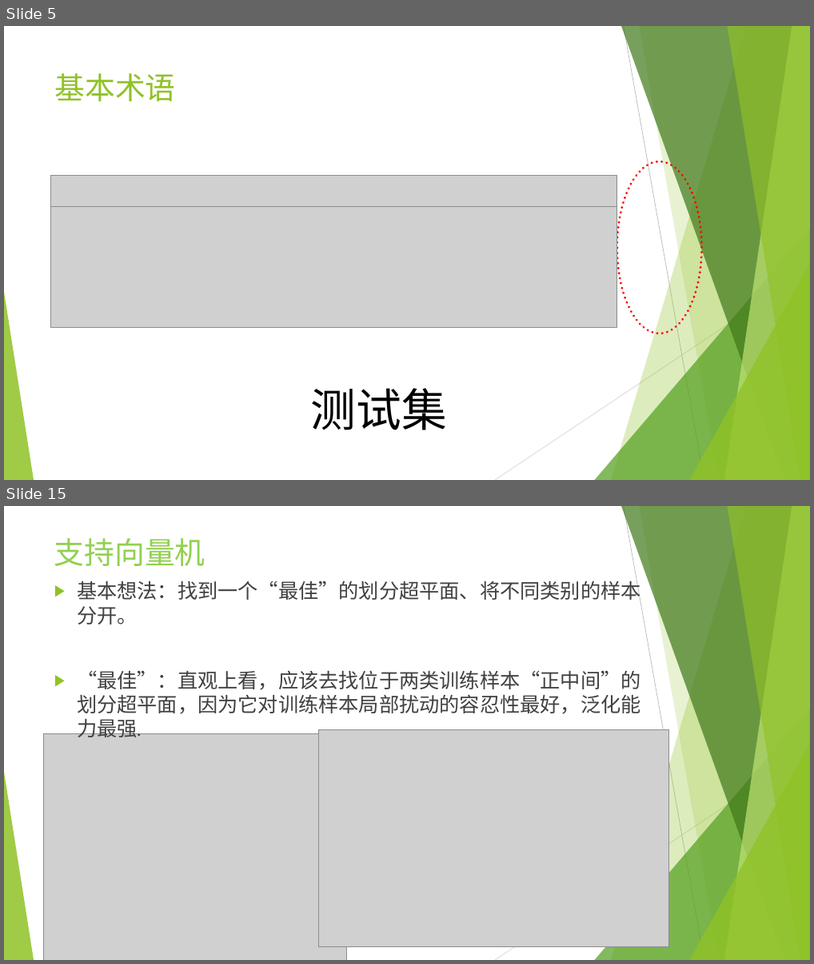
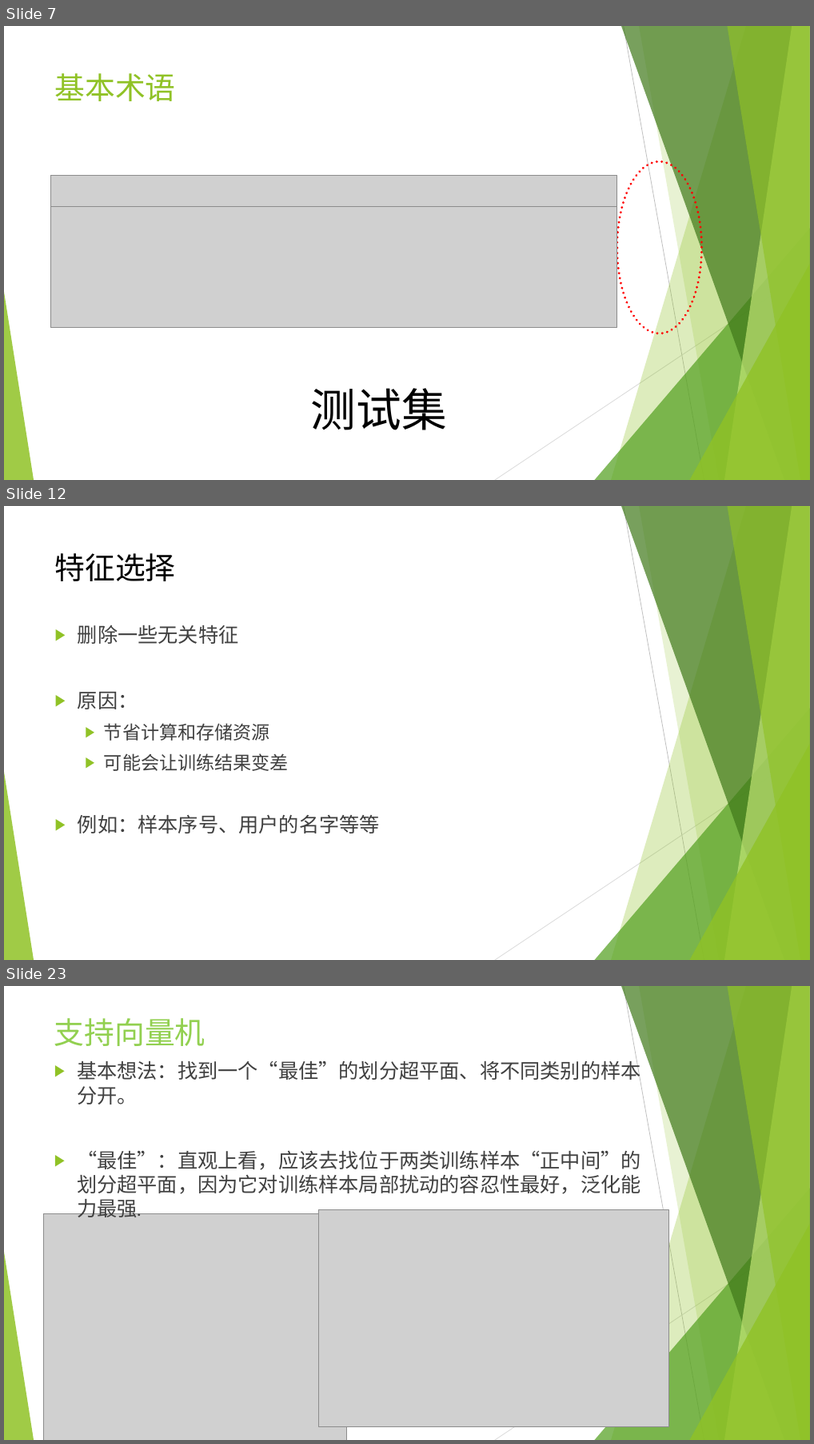
Before and after one commit to icsnju/I2EC, a slide deck: Finance/机器学习在金融行业的应用.pptx. Shown one above the other, each under a label of ours: slides 5 and 15 before the commit, slides 7, 12 and 23 after it; the slides between them are not shown. The pictures are 814x964 and 814x1444 pixels, drawn with LibreOffice and Linux fonts; fonts in the diff are those of the drawing; grey boxes stand for pictures. Boxes give left, top, right and bottom in pixels: in the first picture for what was removed or moved away, otherwise in the second. Text is boxed around its words. In the diff, an @@ line names an element or a change of style, - is before the commit and + after.

```diff
--- a/Finance/机器学习在金融行业的应用.pptx
+++ b/Finance/机器学习在金融行业的应用.pptx
@@ slide 12 added at (4, 506, 810, 960), background #FFFFFF; not listed: 10 template elements that a slide beside it also shows @@
@@ title added at (55, 553, 176, 581), 36 pt, text #000000 @@
+特征选择
@@ text added at (78, 625, 380, 833), 24 pt, text #404040 @@
+▶ 删除一些无关特征
+▶ 原因：
+  ▶ 节省计算和存储资源
+  ▶ 可能会让训练结果变差
+▶ 例如：样本序号、用户的名字等等
@@ what was slide 5 is now slide 7 @@
@@ what was slide 15 is now slide 23 @@
```
Also in this commit, not shown: 3 slides changed, 14 other slides added, 9 slides removed.
